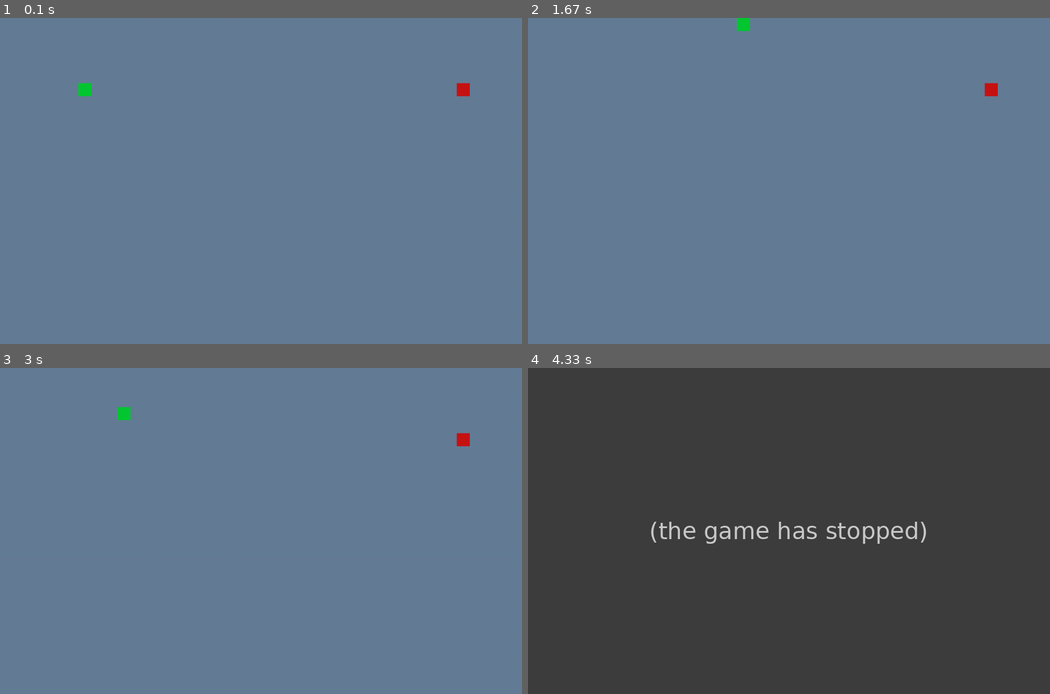
Above: before the commit, frames 1-4 (two rows, left to right).
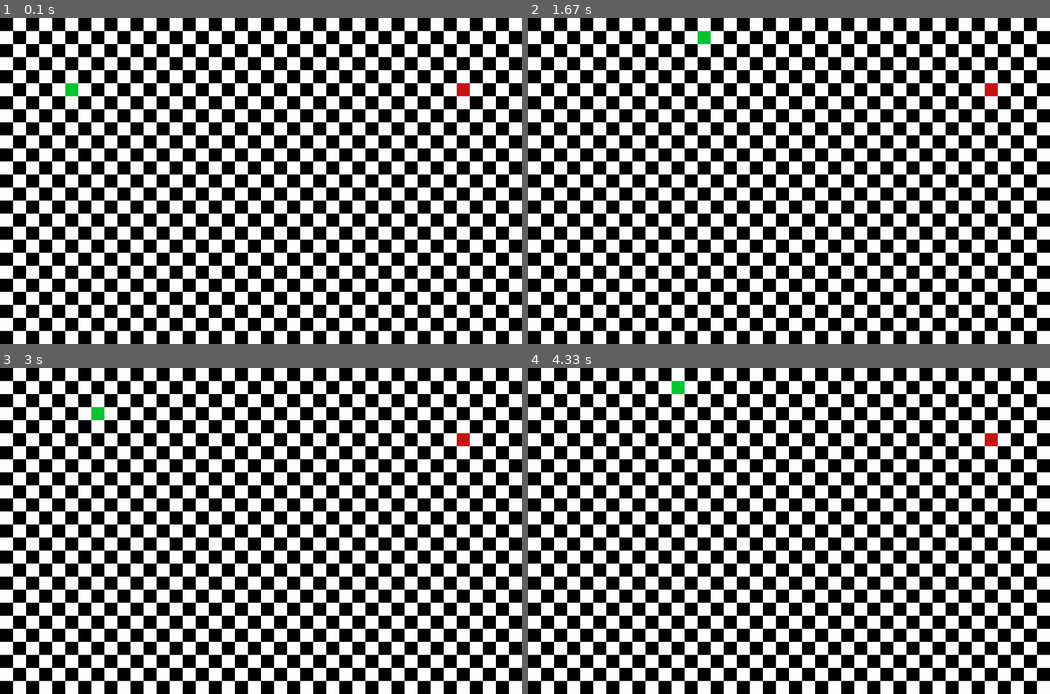
Above: after the commit, the same moments.

Repository: J-Spitzak/stuff
Game: pygame game, started from pyGames/snake.py
Two runs of this game, one before a commit and one after it. Both use one fixed random seed, a clock stepped at 60 frames per second and the inputs below.
Inputs:
- Up to frame 1 (0.1 s): no input
- Up to frame 2 (1.67 s): hold Up 0.83-1.3 s; hold Right from 1.33 s (still down)
- Up to frame 3 (3 s): release Right at 1.8 s; hold Left 1.83-2.37 s; hold Down 2.4-2.7 s; hold Left from 2.73 s (still down)
- Up to frame 4 (4.33 s): release Left at 3.13 s; hold Up 3.17-3.53 s; hold Right 3.57-4.2 s; hold Down from 4.23 s (still down)

The runs differ from the first frame. In frame 1, 100% of the frame differs, in the area x 0-100%, y 0-100%; in frame 2, 100%; in frame 3, 100%; in frame 4, 99%.
Before the commit the program exited at 3.47 s; later frames show no game.

Commit message:
added command line functionality for colors and speed

Diff:
--- a/pyGames/snake.py
+++ b/pyGames/snake.py
@@ -1,7 +1,7 @@
 import random
 import pygame as pg
 import math
-
+import sys
 
 BACKROUND_BLUE = (100,125,150)
 BACKROUND_BLACK = (0,0,0)
@@ -146,9 +146,10 @@
 apple = apples()
 
 
-def snakeStuff(tick):
+def snakeStuff(tick, speed):
+
     tick+=1
-    if tick >= 3:
+    if tick >= (11 - speed):
         snakey.move()
         snakey.self_collosion()
         tick = 0
@@ -157,7 +158,23 @@
     snakey.checkWall()
     return tick
 
-def backround():
+def colorMap(args, num, default):
+    try:
+        arg = args[num]
+    except:
+        return default
+    if arg == ":b" or arg == ":B":
+        return BACKROUND_BLUE
+    elif arg == ":g" or arg == ":G":
+        return BACKROUND_GREEN
+    elif arg == ":k" or arg == ":K":
+        return BACKROUND_BLACK
+    elif arg == ":w" or arg == ":W":
+        return BACKROUND_WHITE
+    elif arg == ":r" or arg == ":R":
+        return RED
+
+def backround(color):
     thing = 1
 
     for y in range(0,WN_HEIGHT, STEP):
@@ -167,12 +184,26 @@
                 xx = x + STEP
             else:
                 xx = x
-            pg.draw.rect(WN,BACKROUND_BLUE,(xx,y,STEP,STEP))
+            pg.draw.rect(WN,colorMap(color,2, BACKROUND_WHITE),(xx,y,STEP,STEP))
 
 
 def stuff():
     run = True
     tick = 0
+    args = sys.argv
+    #print(args)
+
+
+    try:
+        speed = args[3]
+        speed = int(speed)
+    except:
+        speed = 7
+
+    if speed > 10:
+        print("invalid speed argument, speed must be less than or equal to 10")
+        print("setting speed to 10")
+        speed = 10
 
 
     while run:
@@ -196,11 +227,11 @@
         if keys[pg.K_UP]:
             snakey.body[0].direction = [0,-1]
 
-        WN.fill(BACKROUND_BLUE)
-
-        backround()
+        WN.fill(colorMap(args, 1, BACKROUND_BLACK))
+
+        backround(args)
         apple.draw()
-        tick = snakeStuff(tick)
+        tick = snakeStuff(tick,speed)
 
 
         pg.display.update()
